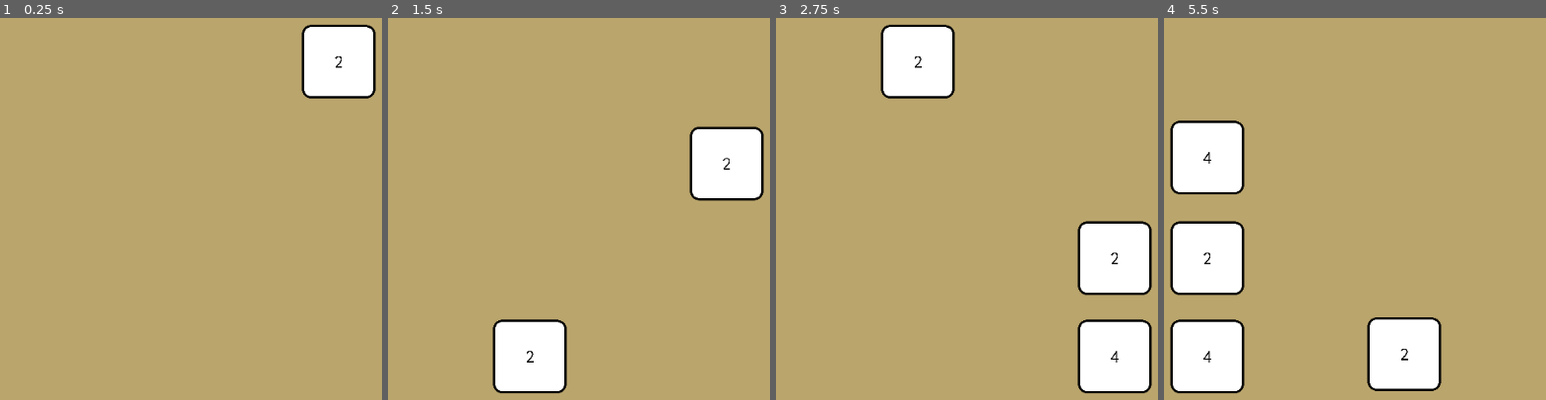
Above: before the commit, frames 1-4 (left to right).
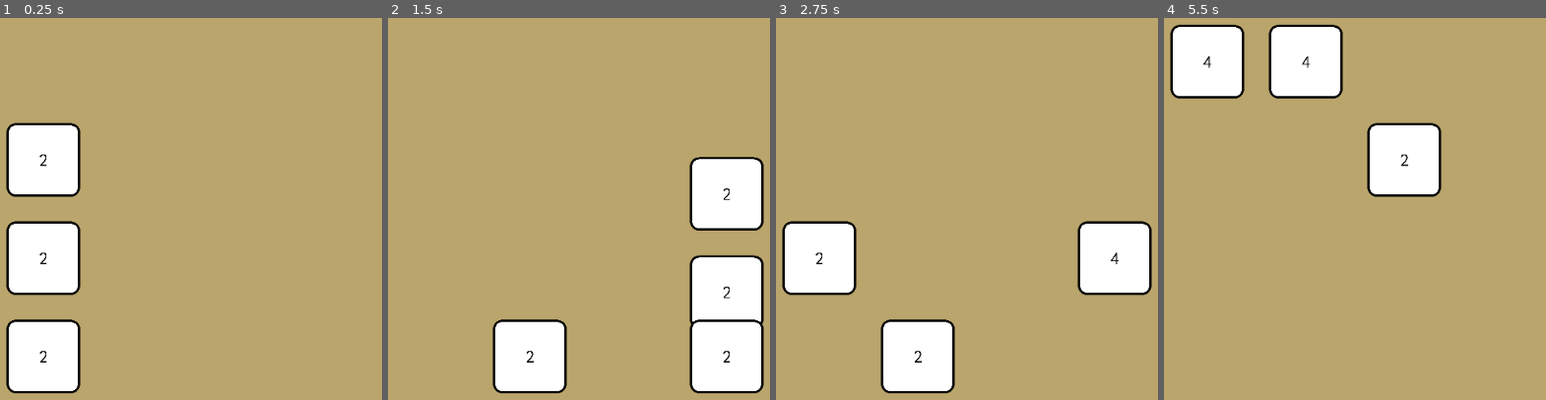
Above: after the commit, the same moments.

Repository: JHaller27/Godot2048
Game: Godot game, scene res://Main.tscn
The game is run twice, just before and just after one commit, with the same random seed, the same clock (stepped at 60 frames per second) and the same inputs.
Inputs:
- Up to frame 1 (0.25 s): no input
- Up to frame 2 (1.5 s): tap Enter at 0.5 s; hold Right (slide_right) 0.53-1.28 s; hold Down (slide_down) from 1.28 s (still down)
- Up to frame 3 (2.75 s): release Down (slide_down) at 2.03 s; hold Right (slide_right) from 2.03 s (still down)
- Up to frame 4 (5.5 s): release Right (slide_right) at 2.78 s; hold Up (slide_up) 2.78-3.53 s; hold Left (slide_left) 3.53-5.03 s; tap Space at 5 s; hold Down (slide_down) from 5.03 s (still down)

The runs differ from the first frame. In frame 1, 15% of the frame differs, in the area x 1-99%, y 1-99%; in frame 2, 10%; in frame 3, 15%; in frame 4, 26%, in the area x 1-73%, y 1-99%.
Error after the commit: Attempt to call function 'get_value' in base 'previously freed instance' on a null instance. (res://TileBoard.gd:160)

Commit message:
Add BUGBUG to TileBoard.gd

Diff:
--- a/TileBoard.gd
+++ b/TileBoard.gd
@@ -50,7 +50,12 @@
 		positions.append(position_row)
 		tiles.append(tiles_row)
 
-	add_random_tile()
+#	add_random_tile()
+#	add_tile(0, 0, 1)
+	# BUGBUG Test w/ slide down
+	add_tile(1, 0, 1)
+	add_tile(2, 0, 1)
+	add_tile(3, 0, 1)
 	$Tween.connect("tween_all_completed", self, "_on_done_tweening")
 
 	reset_just_moved()
@@ -128,14 +133,14 @@
 	self.reset_just_moved()
 
 
-func _find_next_spot_desc(src_tile: Object, src_index: int, row: Array, just_moved_row: Array) -> int:
+func _find_next_spot_desc(src_tile: Object, src_index: int, arr: Array, just_moved_arr: Array) -> int:
 	var dst_index = src_index
 	var scout_index = dst_index-1
 	while scout_index >= 0:
-		var scout_tile = row[scout_index]
+		var scout_tile = arr[scout_index]
 		if scout_tile != null:
-			var dst_tile = row[dst_index]
-			if !just_moved_row[scout_index] && scout_tile.get_value() == src_tile.get_value():
+			var dst_tile = arr[dst_index]
+			if !just_moved_arr[scout_index] && scout_tile.get_value() == src_tile.get_value():
 				return scout_index
 			return dst_index
 
@@ -145,21 +150,21 @@
 	return 0
 
 
-func _find_next_spot_asc(src_tile: Object, src_index: int, row: Array, just_moved_row: Array) -> int:
+func _find_next_spot_asc(src_tile: Object, src_index: int, arr: Array, just_moved_arr: Array) -> int:
 	var dst_index = src_index
 	var scout_index = dst_index+1
-	while scout_index < row.size():
-		var scout_tile = row[scout_index]
+	while scout_index < arr.size():
+		var scout_tile = arr[scout_index]
 		if scout_tile != null:
-			var dst_tile = row[dst_index]
-			if !just_moved_row[scout_index] && scout_tile.get_value() == src_tile.get_value():
+			var dst_tile = arr[dst_index]
+			if !just_moved_arr[scout_index] && scout_tile.get_value() == src_tile.get_value():
 				return scout_index
 			return dst_index
 
 		dst_index = scout_index
 		scout_index += 1
 
-	return row.size()-1
+	return arr.size()-1
 
 
 func _slide_left():
